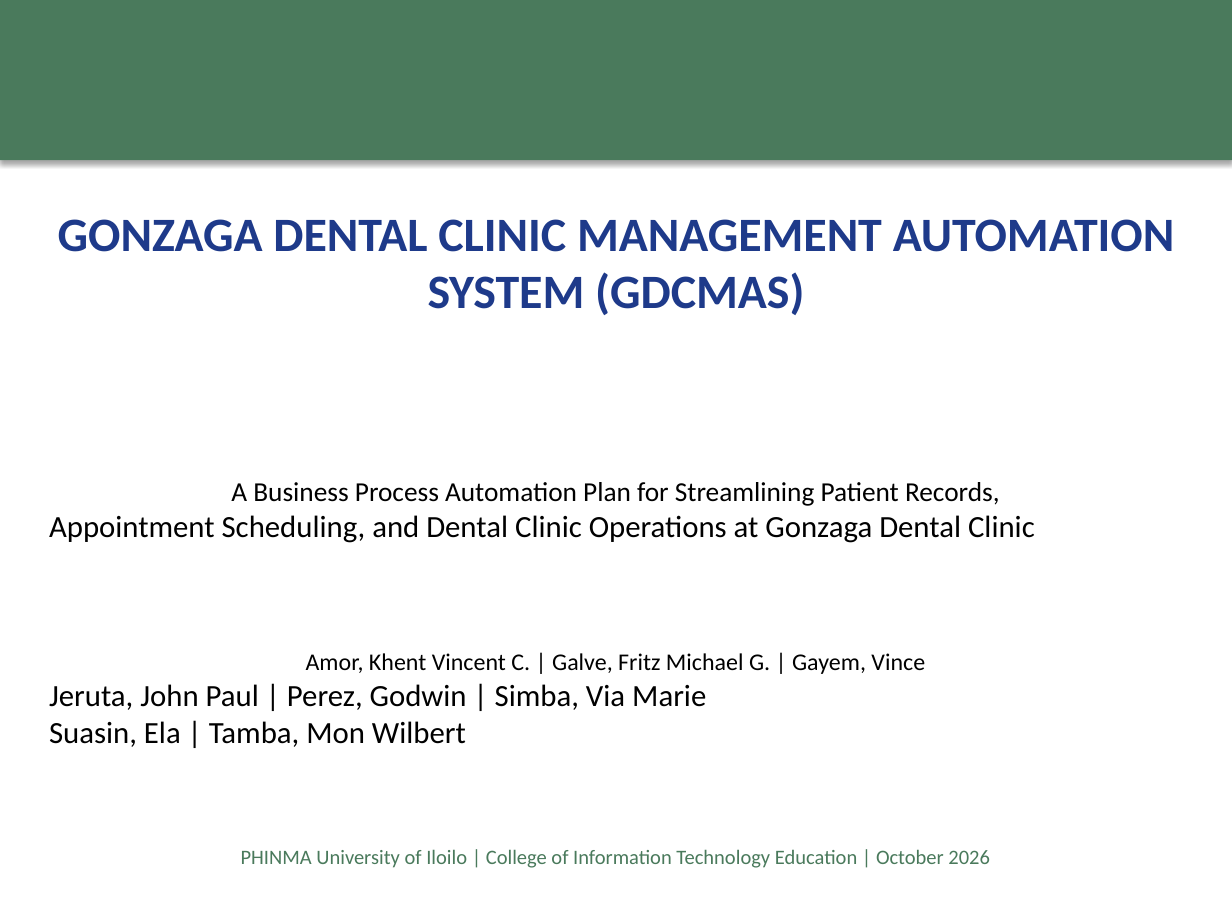
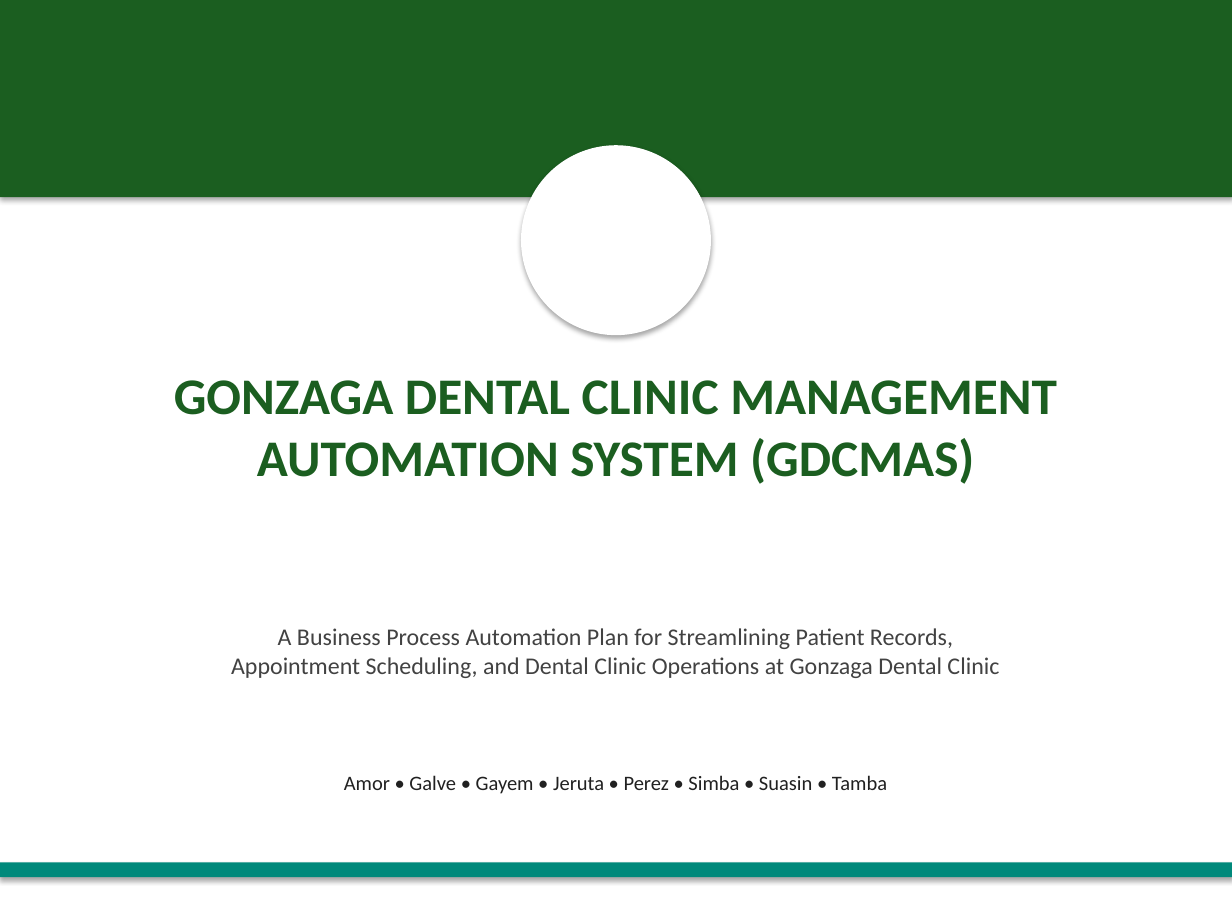
Before and after one commit to fritzmichael1-2/gonzaga-dental-clinic-system, a slide deck: slide 1 of GDCMAS_Final_Defense_Presentation.pptx. Drawn at 1232x924 pixels with LibreOffice and Linux fonts; fonts in the diff are those of the drawing. Boxes give left, top, right and bottom in pixels: in the first picture for what was removed or moved away, otherwise in the second. Text is boxed around its words. In the diff, an @@ line names an element or a change of style, - is before the commit and + after.

Commit message:
Redesign defense PPT with professional dental/medical theme and enhanced visuals

```diff
--- a/GDCMAS_Final_Defense_Presentation.pptx
+++ b/GDCMAS_Final_Defense_Presentation.pptx
@@ rectangle: place and size @@
-rectangle at [0, 0, 1232, 160]
+rectangle at [0, 0, 1232, 197]
@@ rectangle at [0, 0, 1232, 197]: fill #4A7A5C to #1B5E20 @@
@@ ellipse added at [524, 148, 708, 333], fill #FFFFFF, outline #FFFFFF 3 pt @@
@@ text at [174, 380, 1057, 484]: text changed; size 28 to 30 pt; text colour #1E3A8A to #1B5E20 @@
-GONZAGA DENTAL CLINIC MANAGEMENT AUTOMATION SYSTEM (GDCMAS)
+GONZAGA DENTAL CLINIC MANAGEMENT
+AUTOMATION SYSTEM (GDCMAS)
@@ text "A Business Process Automation Plan ...": place and size @@
-text "A Business Process Automation Plan ..." at [49, 482, 1035, 543]
+text "A Business Process Automation Plan ..." at [231, 628, 999, 678]
@@ text "A Business Process Automation Plan ..." at [231, 628, 999, 678]: size 16 to 14 pt in "A Business Process Automation Plan for Streamlining ..."; text colour #000000 to #424242; size 18 to 14 pt in "Appointment Scheduling, and Dental Clinic Operations at ..."; alignment left to centre @@
@@ text at [344, 775, 887, 794]: text changed; size 18 to 12 pt; text colour #000000 to #212121 @@
-Amor, Khent Vincent C. | Galve, Fritz Michael G. | Gayem, Vince
-Jeruta, John Paul | Perez, Godwin | Simba, Via Marie
-Suasin, Ela | Tamba, Mon Wilbert
+Amor • Galve • Gayem • Jeruta • Perez • Simba • Suasin • Tamba
@@ rectangle added at [0, 862, 1232, 877], fill #00897B @@
@@ text removed at [241, 849, 990, 868] @@
-PHINMA University of Iloilo | College of Information Technology Education | October 2026
```
Also in this commit, not shown: 4 other slides changed, 3 slides added, 3 slides removed.
